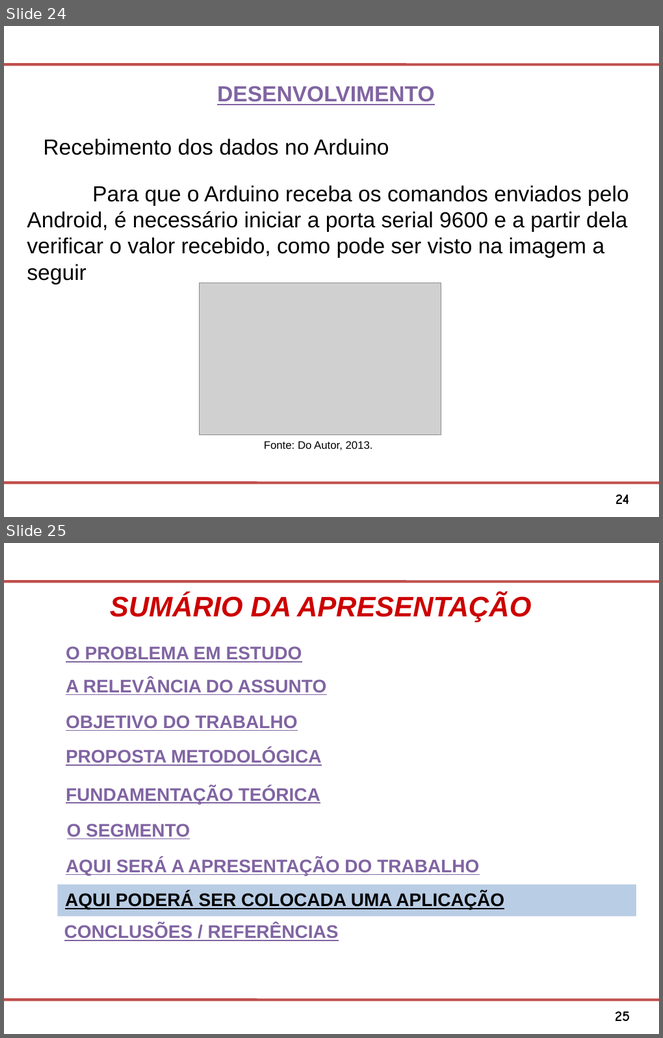
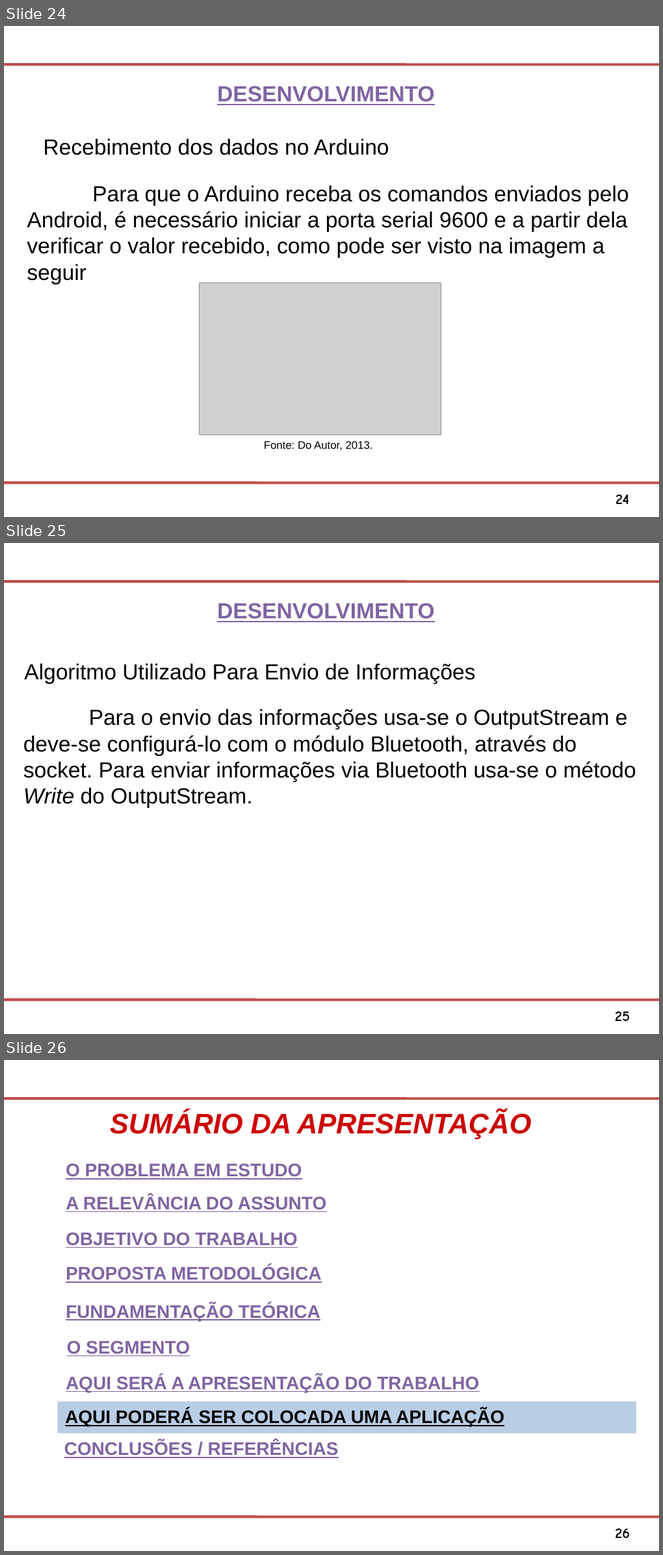
Before and after one commit to Osmar1503/TG, a slide deck: Modelo Apresentacao FATEC SJC.ppt. Shown one above the other, each under a label of ours: slides 24 and 25 before the commit, slides 24, 25 and 26 after it. The pictures are 663x1038 and 663x1555 pixels, drawn with LibreOffice and Linux fonts; fonts in the diff are those of the drawing; grey boxes stand for pictures; background and template pictures are left out. Boxes give left, top, right and bottom in pixels: in the first picture for what was removed or moved away, otherwise in the second. Text is boxed around its words. In the diff, an @@ line names an element or a change of style, - is before the commit and + after.

```diff
--- a/Modelo Apresentacao FATEC SJC.ppt
+++ b/Modelo Apresentacao FATEC SJC.ppt
@@ slide 25 added at (4, 543, 659, 1034), background #FFFFFF; not listed: 3 template elements that a slide beside it also shows @@
@@ text added at (217, 603, 435, 622), 24 pt, text #8064A2, bold, underline @@
+DESENVOLVIMENTO
@@ text added at (24, 663, 476, 684), 24 pt, text #000000 @@
+Algoritmo Utilizado Para Envio de Informações
@@ text added at (24, 709, 636, 808), 24 pt, text #000000 @@
+Para o envio das informações usa-se o OutputStream e deve-se configurá-lo com o módulo Bluetooth, através do socket. Para enviar informações via Bluetooth usa-se o método Write do OutputStream.
@@ what was slide 25 is now slide 26 @@
@@ page number at (615, 1529, 630, 1538): text changed @@
-25
+26
```
